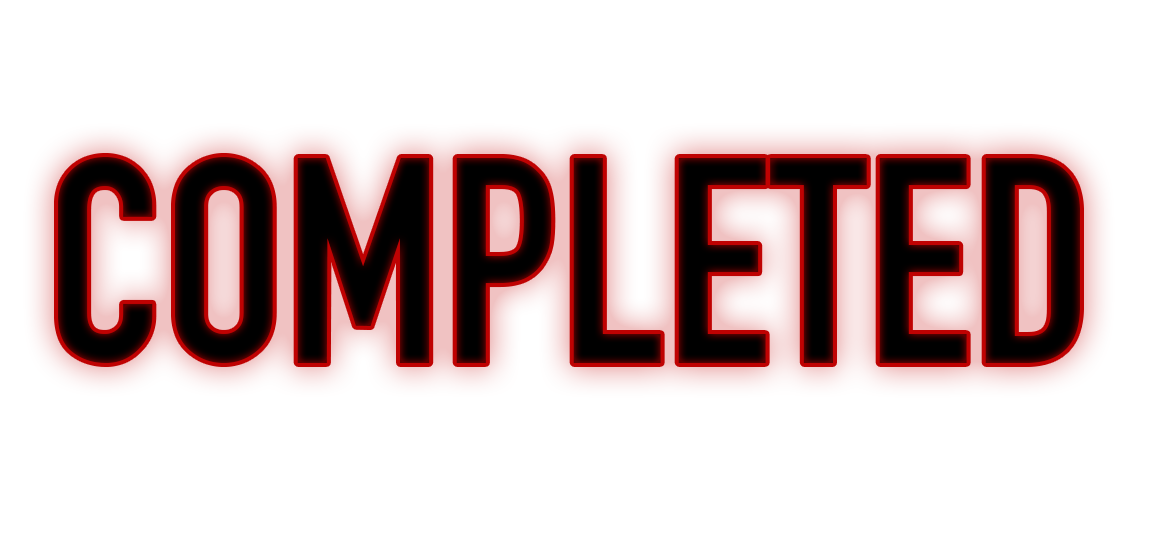
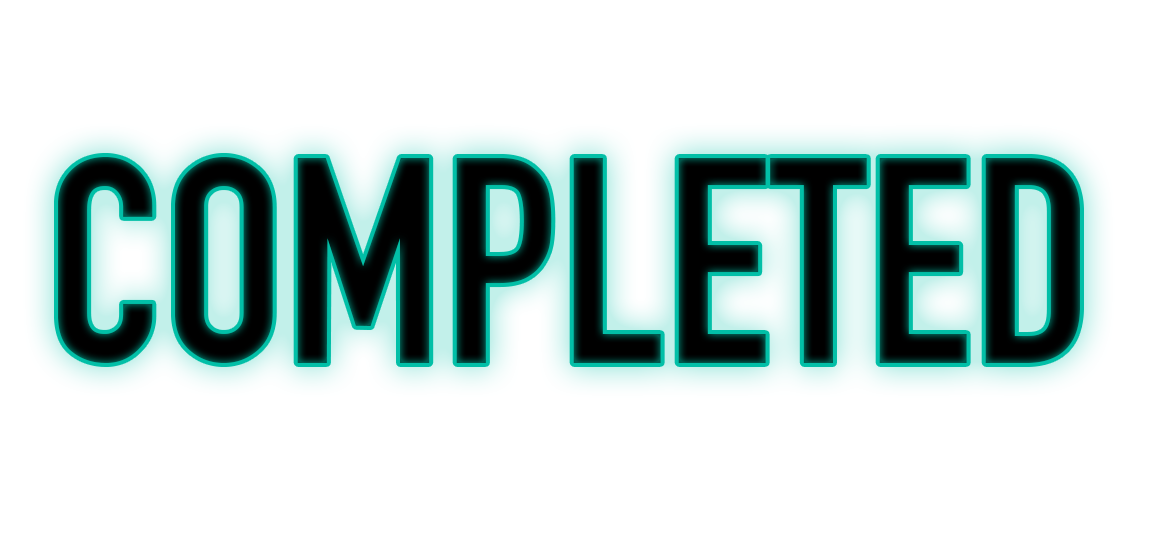
Layer changes from the first w=1167, h=542 image to the second:
pixels changed over [28, 128, 1110, 393] (layer not identified)
